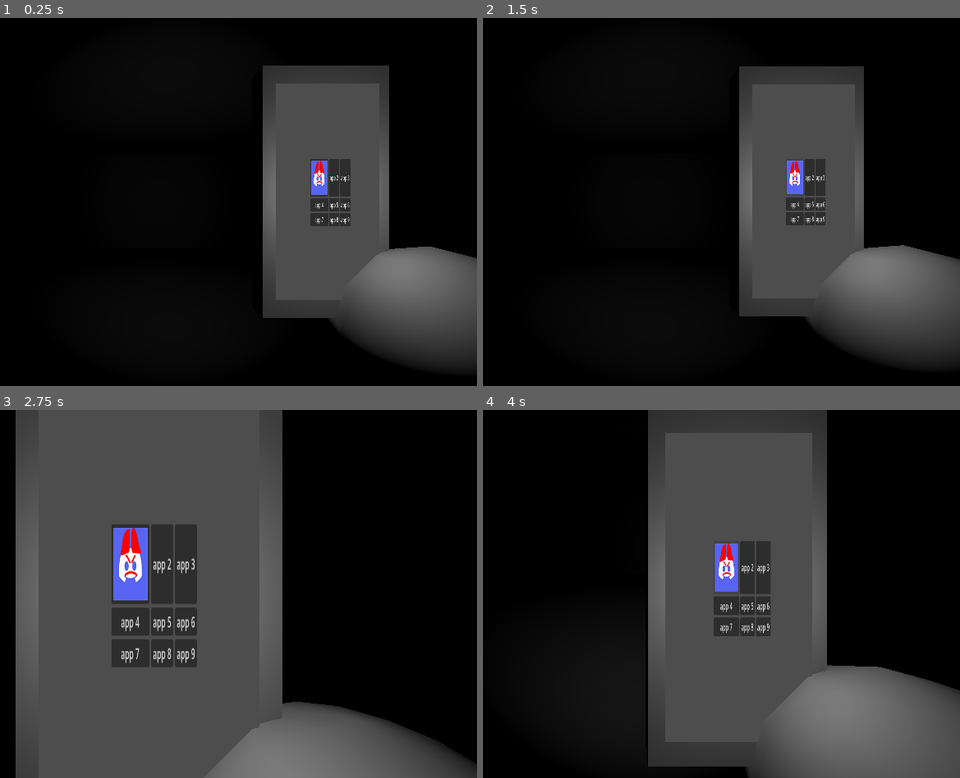
Above: before the commit, frames 1-4 (two rows, left to right).
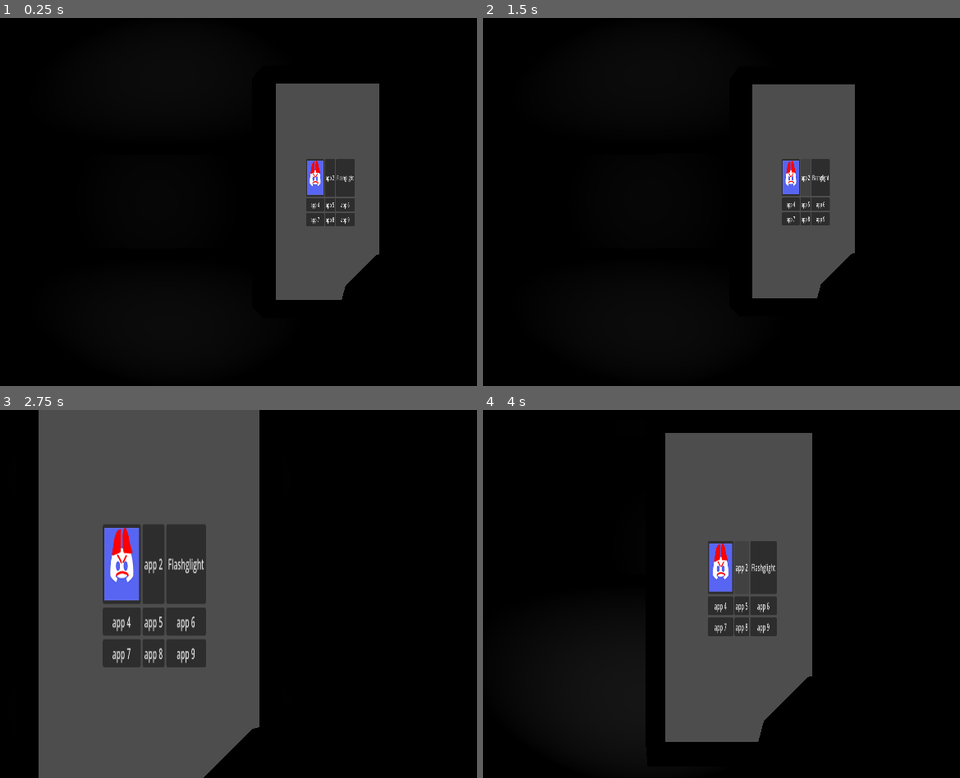
Above: after the commit, the same moments.

Repository: olinolinolinolin/f-n-a-k-five-nights-at-kecks
Game: Godot game, scene res://testhub1.tscn
Two runs of this game, one before a commit and one after it. Both use one fixed random seed, a clock stepped at 60 frames per second and the inputs below.
Inputs (mouse positions are in pixels of both pictures, inside the frame that each line leads up to):
- Up to frame 1 (0.25 s): no input
- Up to frame 2 (1.5 s): tap Enter (ui_accept) at 0.5, 0.77 s; move the mouse to (669, 202) at 0.52 s; move the mouse to (597, 202) at 1.27 s
- Up to frame 3 (2.75 s): tap Enter (ui_accept) at 1.52 s; move the mouse to (214, 513) at 2.02 s; click (214, 513) at 2.17 s
- Up to frame 4 (4 s): tap Enter (ui_accept) at 2.75, 3.02, 3.77 s; move the mouse to (597, 667) at 2.77 s; click (597, 667) at 2.92 s; move the mouse to (826, 649) at 3.52 s; click (826, 649) at 3.67 s

The runs differ from the first frame. In frame 1, 13% of the frame differs, in the area x 55-100%, y 12-95%; in frame 2, 13%; in frame 3, 20%; in frame 4, 22%, in the area x 34-100%, y 0-100%.

Commit message:
flashlight app added
I added the flashlight app this works I hope  😂😂😂😂😂

Diff:
--- a/phonescreen.tscn
+++ b/phonescreen.tscn
@@ -46,7 +46,7 @@
 
 [node name="Button3" type="Button" parent="GridContainer" unique_id=1759352543]
 layout_mode = 2
-text = "app 3"
+text = "Flashglight"
 
 [node name="Button4" type="Button" parent="GridContainer" unique_id=1532941844]
 layout_mode = 2
@@ -73,3 +73,4 @@
 text = "app 9"
 
 [connection signal="pressed" from="GridContainer/Button" to="." method="_on_button_pressed"]
+[connection signal="pressed" from="GridContainer/Button3" to="." method="_on_button_3_pressed"]
--- a/phoneui.gd
+++ b/phoneui.gd
@@ -1,4 +1,6 @@
 extends Control
+
+signal LightOff
 
 
 # Called when the node enters the scene tree for the first time.
@@ -13,3 +15,7 @@
 
 func _on_button_pressed() -> void:
 	print("holy moly this works")
+
+
+func _on_button_3_pressed() -> void:
+	LightOff.emit()
--- a/playerfnak1.gd
+++ b/playerfnak1.gd
@@ -2,6 +2,7 @@
 @onready var camera = $"Player Camera"
 @onready var phone = $"Player Camera/Phone"
 var phoneinface = false
+var phonelighton = true
 
 
 
@@ -40,3 +41,12 @@
 		camera.rotate_x(event.relative.y * .001)
 		camera.rotation.x = clamp(camera.rotation.x, deg_to_rad(-30), deg_to_rad(30))
 		camera.rotation.z = clamp(camera.rotation.z,0,0)
+
+
+func _on_phone_screen_texture_light_off() -> void:
+	if phonelighton == true:
+		$"Player Camera/Phone/PhoneLight".hide()
+		phonelighton = false
+	else:
+		$"Player Camera/Phone/PhoneLight".show()
+		phonelighton = true
--- a/testhub1.tscn
+++ b/testhub1.tscn
@@ -15,15 +15,11 @@
 [sub_resource type="QuadMesh" id="QuadMesh_iquic"]
 resource_local_to_scene = true
 
-[sub_resource type="ViewportTexture" id="ViewportTexture_iquic"]
-viewport_path = NodePath("Player/Player Camera/Phone/PhoneBody/PhoneScreen/SubViewport")
-
 [sub_resource type="ViewportTexture" id="ViewportTexture_82okx"]
 viewport_path = NodePath("Player/Player Camera/Phone/PhoneBody/PhoneScreen/SubViewport")
 
 [sub_resource type="StandardMaterial3D" id="StandardMaterial3D_l2drd"]
 resource_local_to_scene = true
-albedo_texture = SubResource("ViewportTexture_iquic")
 emission_enabled = true
 emission_texture = SubResource("ViewportTexture_82okx")
 
@@ -57,7 +53,7 @@
 layers = 2
 size = Vector3(0.5, 1, 0.1)
 
-[node name="SpotLight3D" type="SpotLight3D" parent="Player/Player Camera/Phone" unique_id=217774569]
+[node name="PhoneLight" type="SpotLight3D" parent="Player/Player Camera/Phone" unique_id=217774569]
 transform = Transform3D(1, 0, -1.7484555e-07, 0, 1, 0, 1.7484555e-07, 0, 1, 0, 0, 0)
 light_energy = 0.4
 light_indirect_energy = 0.4
@@ -67,6 +63,7 @@
 
 [node name="OmniLight3D" type="OmniLight3D" parent="Player/Player Camera/Phone" unique_id=829646916]
 transform = Transform3D(1, 0, 0, 0, 1, 0, 0, 0, 1, -4.7683716e-07, 0, 0.20501566)
+visible = false
 light_energy = 0.2
 light_bake_mode = 1
 light_cull_mask = 4294967294
@@ -103,3 +100,5 @@
 
 [node name="WorldEnvironment" type="WorldEnvironment" parent="." unique_id=782115699]
 environment = SubResource("Environment_l4bsx")
+
+[connection signal="LightOff" from="Player/Player Camera/Phone/PhoneBody/PhoneScreen/SubViewport/Phone Screen Texture" to="Player" method="_on_phone_screen_texture_light_off"]
